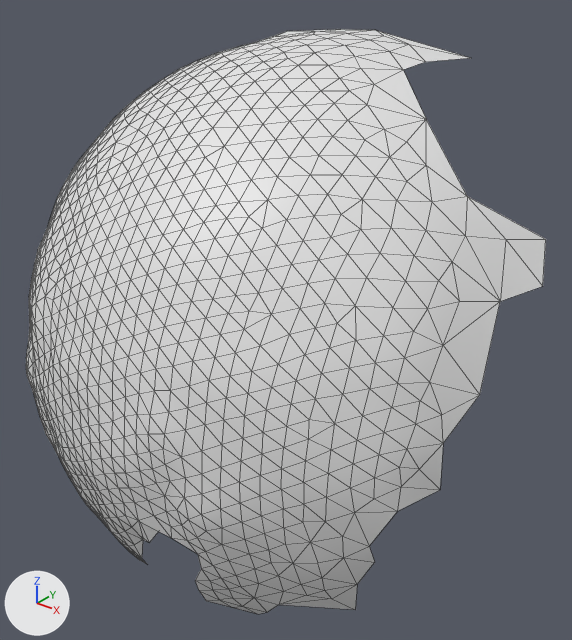
The OBJ model res/final/onecam_fullvolume/cleanedup/FullVolium.000284.obj, before and after one commit.
Camera for both pictures: a camera (50 mm lens) standing at (634.8, -109.8, 257.4) and looking at (518.5, 35.6, 167.3). Every picture has the same lights, and +X, +Y and +Z are marked at lower left. Mesh edges are drawn as thin lines. Where no turn or scale is listed for an object, it has been applied to the vertices.

Objects in the first picture: 'FullVolium.000284'.
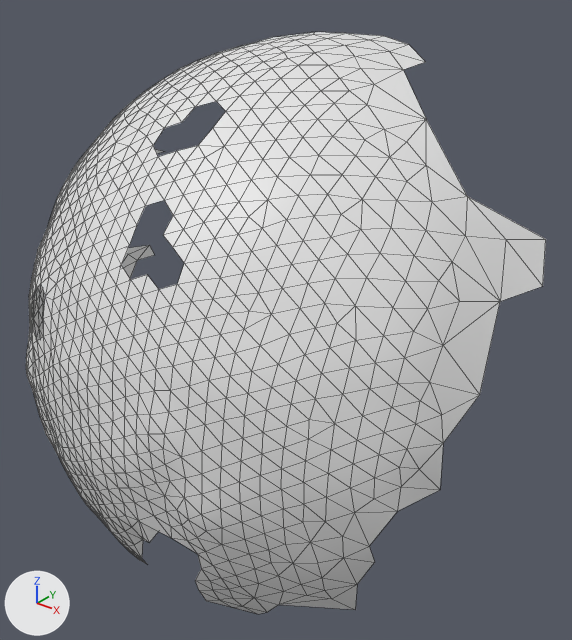
Scene script edits in JSON lines:
```json
{"block": "me_fullvolium_000284", "where": "# used by ob_fullvolium_000284; location = (0.0, 0.0, 0.0)"}
{"op": "remove", "block": "me_fullvolium_000284", "code": "me_fullvolium_000284.from_pydata(...)  # 1013 vertices, 1965 faces; spans x 436.3..582.6, y -23.8..77.5, z 93.9..235.8"}
{"op": "add", "block": "me_fullvolium_000284", "code": "me_fullvolium_000284.from_pydata(...)  # 998 vertices, 1907 faces; spans x 436.3..582.6, y -23.8..67.3, z 93.9..235.8"}
{"block": "me_fullvolium_000284", "change": "me_fullvolium_000284 part 1"}
{"block": "me_fullvolium_000284", "change": "3 vertices are removed from x 480.4..484.9, y -16.3..-13.8, z 175.9..180.2"}
{"block": "me_fullvolium_000284", "change": "13 faces are deleted"}
{"block": "me_fullvolium_000284", "change": "me_fullvolium_000284 part 2"}
{"block": "me_fullvolium_000284", "change": "8 vertices are removed from x 510.5..525.4, y -11.8..11.9, z 198.4..222.9"}
{"block": "me_fullvolium_000284", "change": "35 faces are deleted"}
{"block": "me_fullvolium_000284", "change": "me_fullvolium_000284 part 3"}
{"block": "me_fullvolium_000284", "change": "4 vertices are removed from x 497.5..543.3, y 62.2..77.5, z 230.4..235.4"}
{"block": "me_fullvolium_000284", "change": "10 faces are deleted"}
```

Changed parts and their boxes [x1, y1, x2, y2] in the pictures (572 x 640 px):
```json
{"object": "FullVolium.000284", "change": "reshaped", "before": [26, 29, 546, 614], "after": [26, 32, 546, 614]}
{"part": 1, "of": "me_fullvolium_000284", "change": "deleted", "before": [31, 284, 45, 341]}
{"part": 2, "of": "me_fullvolium_000284", "change": "deleted", "before": [121, 102, 226, 289]}
{"part": 3, "of": "me_fullvolium_000284", "change": "deleted", "before": [260, 29, 470, 62]}
```
